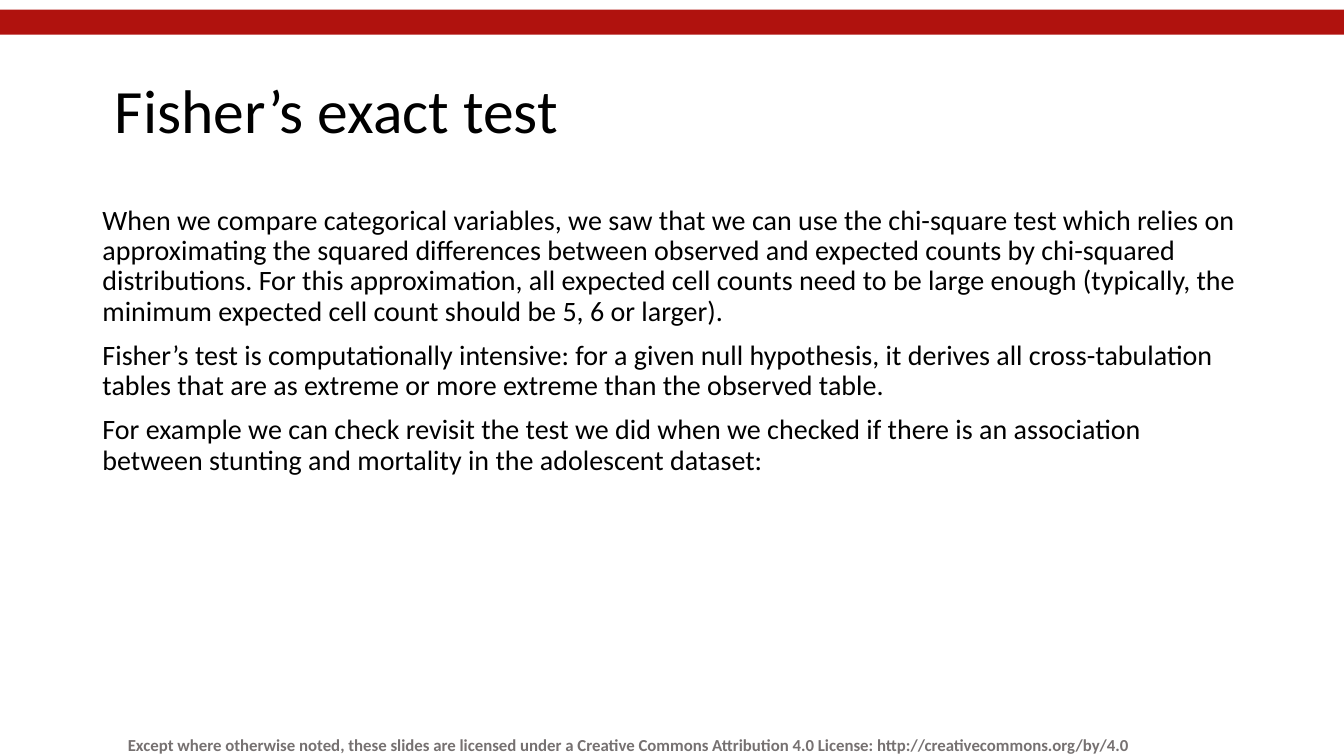
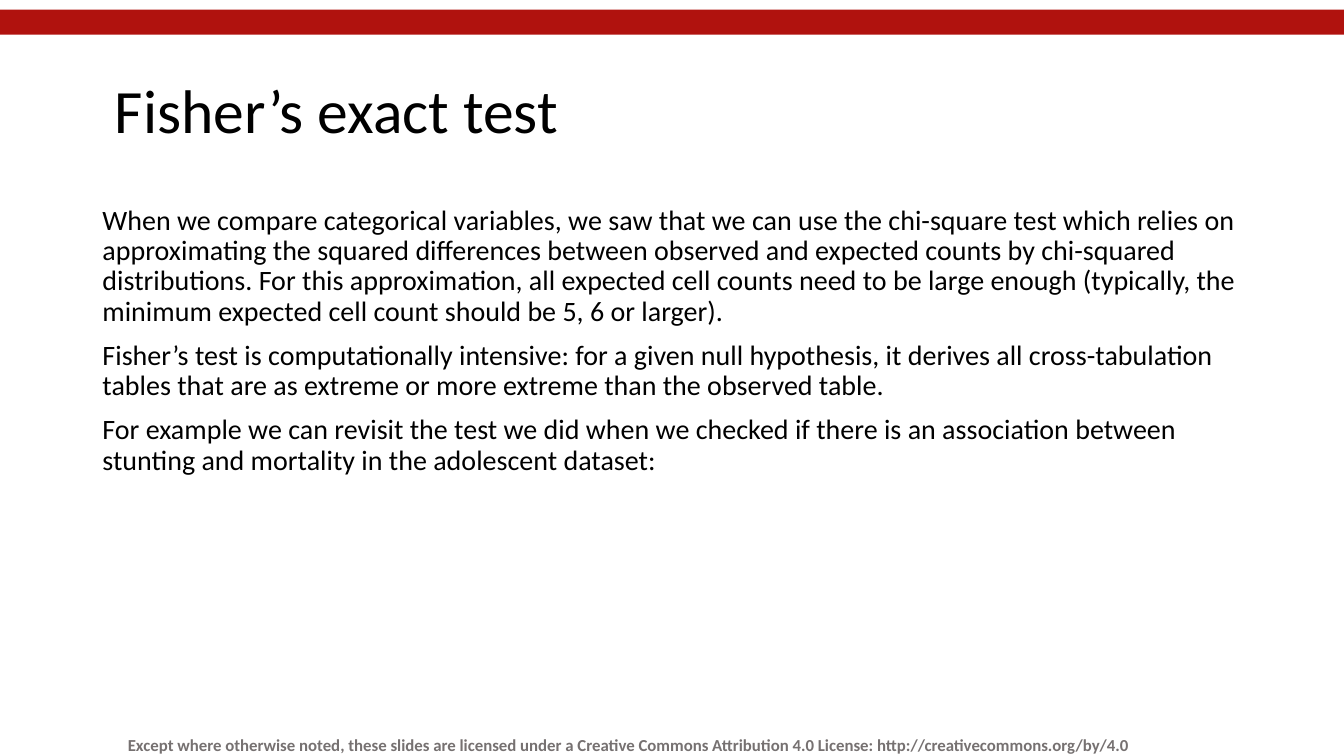
Before and after one commit to mlw-stats/R_And_Statistics_Training_2021, a slide deck: slide 59 of Session4/MLW_KUHeS_RandStatistics_Session4.pptx. Drawn at 1344x756 pixels with LibreOffice and Linux fonts; fonts in the diff are those of the drawing; background and template pictures are left out. Boxes give left, top, right and bottom in pixels: in the first picture for what was removed or moved away, otherwise in the second. Text is boxed around its words. In the diff, an @@ line names an element or a change of style, - is before the commit and + after.

```diff
--- a/Session4/MLW_KUHeS_RandStatistics_Session4.pptx
+++ b/Session4/MLW_KUHeS_RandStatistics_Session4.pptx
@@ text at box(102, 419, 1175, 475): text changed @@
-For example we can check revisit the test we did when we checked if there is an association between stunting and mortality in the adolescent dataset:
+For example we can revisit the test we did when we checked if there is an association between stunting and mortality in the adolescent dataset:
```
Also in this commit, not shown: 4 other slides changed.
